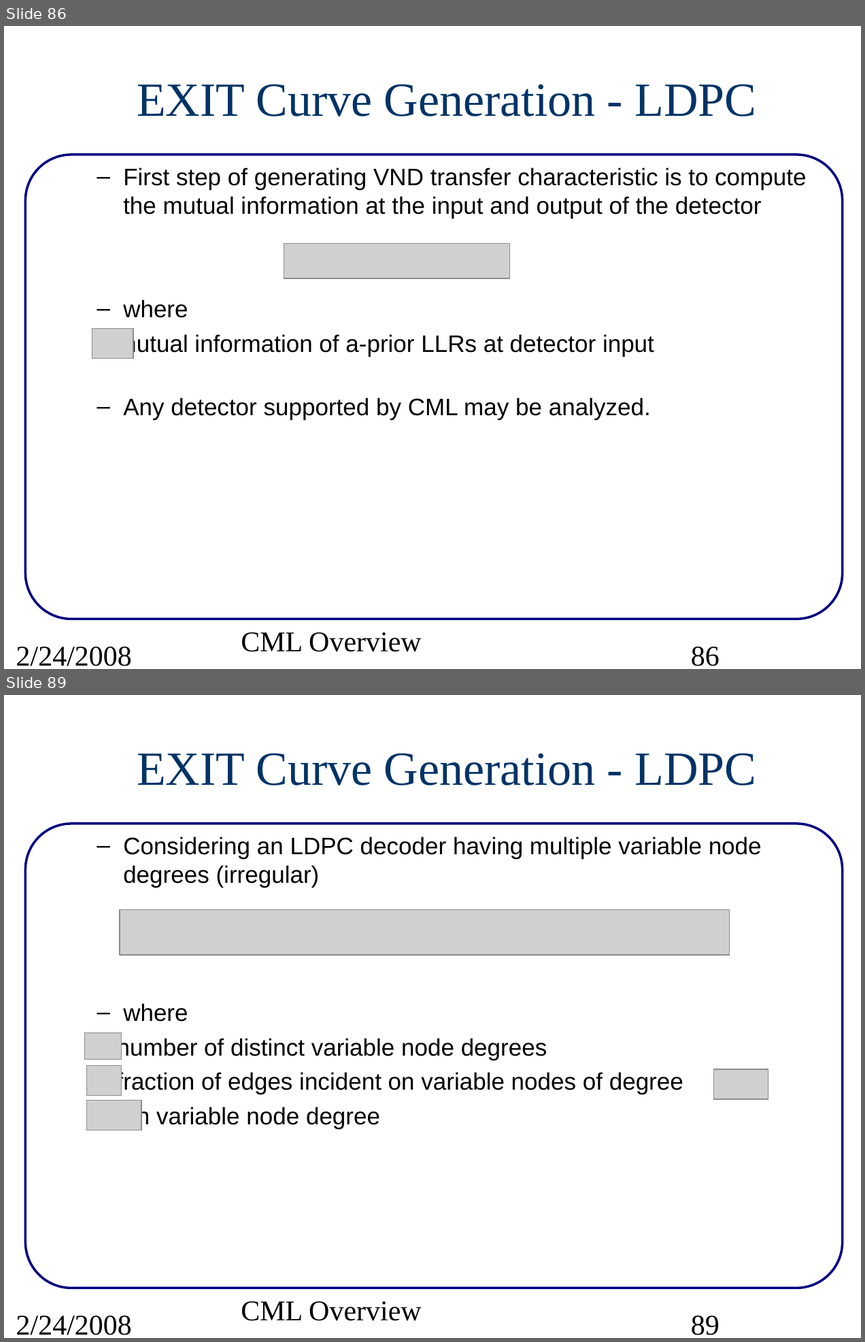
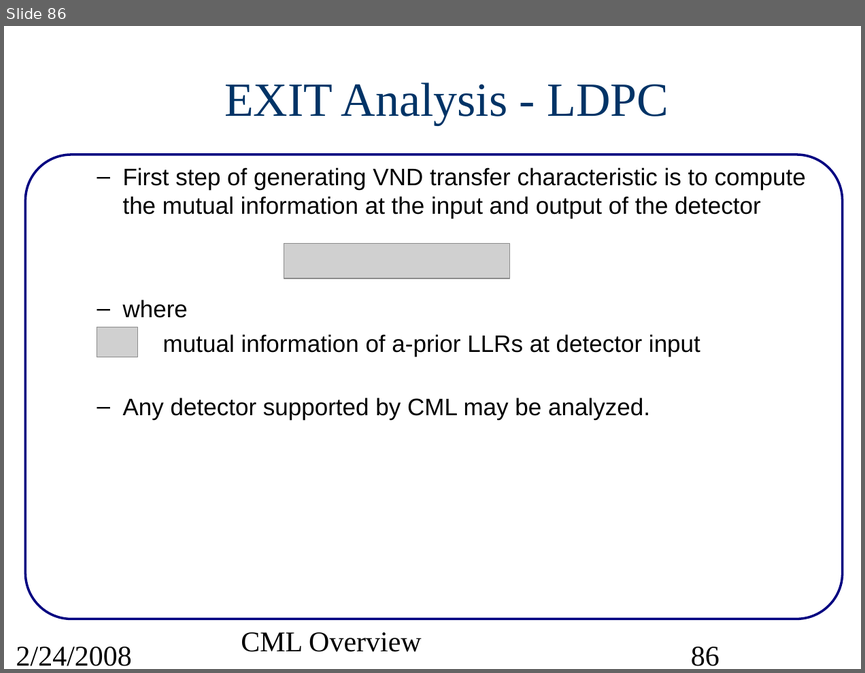
Before and after one commit to wvu-wcrl/PCS, a slide deck: pcs/projects/cml/doc/src/CMLoverview.ppt. Shown one above the other, each under a label of ours: slides 86 and 89 before the commit, slide 86 after it; the slides between them are not shown. The pictures are 865x1342 and 865x673 pixels, drawn with LibreOffice and Linux fonts; fonts in the diff are those of the drawing; grey boxes stand for pictures. Boxes give left, top, right and bottom in pixels: in the first picture for what was removed or moved away, otherwise in the second. Text is boxed around its words. In the diff, an @@ line names an element or a change of style, - is before the commit and + after.

Commit message:
Added EXIT tutorial to CML overview slides.

```diff
--- a/pcs/projects/cml/doc/src/CMLoverview.ppt
+++ b/pcs/projects/cml/doc/src/CMLoverview.ppt
@@ slide 89 removed at box(4, 695, 861, 1338), background #FFFFFF; not listed: 1 template element that a slide beside it also shows @@
@@ title removed at box(137, 753, 757, 785) @@
-EXIT Curve Generation - LDPC
@@ text removed at box(117, 836, 762, 1129) @@
-  – Considering an LDPC decoder having multiple variable node degrees (irregular)
-  – where
-  number of distinct variable node degrees
-  fraction of edges incident on variable nodes of degree
-  i-th variable node degree
@@ picture removed at box(120, 910, 730, 955) @@
@@ picture removed at box(84, 1032, 122, 1059) @@
@@ picture removed at box(87, 1065, 122, 1095) @@
@@ picture removed at box(713, 1068, 768, 1098) @@
@@ picture removed at box(87, 1100, 142, 1130) @@
@@ text removed at box(241, 1301, 422, 1321) @@
-CML Overview
@@ text removed at box(16, 1315, 132, 1335) @@
-2/24/2008
@@ page number removed at box(691, 1315, 719, 1335) @@
-89
@@ slide 86 changed as well @@
@@ title at box(224, 82, 668, 125): text changed @@
-EXIT Curve Generation - LDPC
+EXIT Analysis - LDPC
@@ text "First step of generating VND ..." at box(123, 167, 806, 420): indent changed @@
@@ picture: place and size @@
-picture at box(92, 329, 133, 359)
+picture at box(96, 327, 138, 356)
```
Also in this commit, not shown: 86 other slides changed, 3 slides added, 1 other file.
